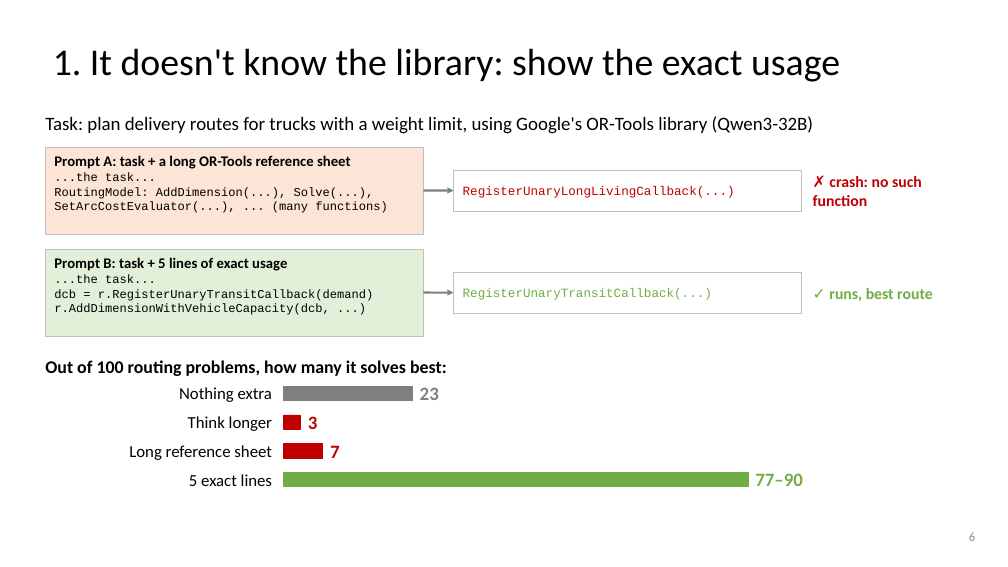
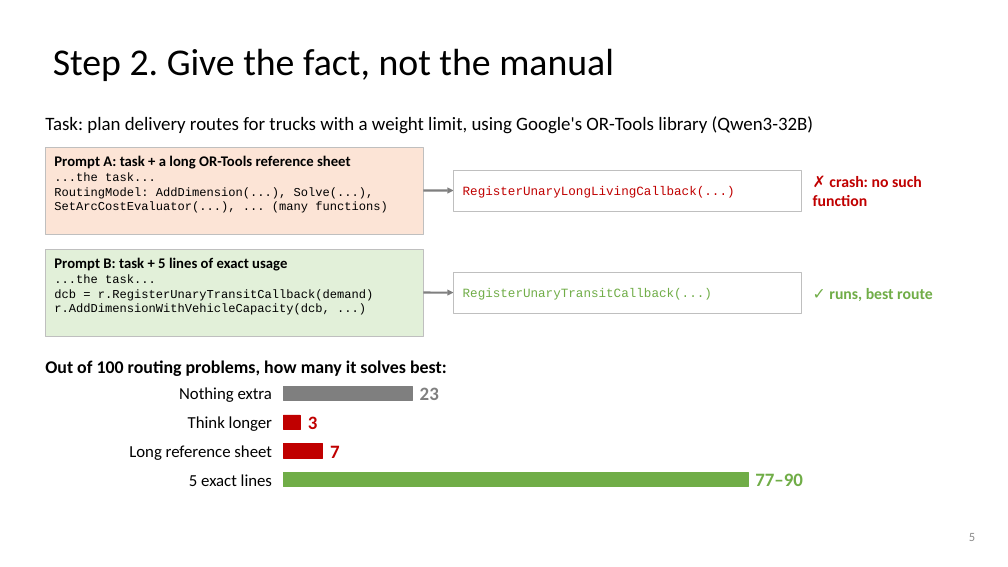
Before and after one commit to dlwns147/CSED490E_Project_Team5, a slide deck: slide 5 of PROPOSAL_slides.pptx (slide 6 before the commit). Drawn at 1008x567 pixels with LibreOffice and Linux fonts; fonts in the diff are those of the drawing. Boxes give left, top, right and bottom in pixels: in the first picture for what was removed or moved away, otherwise in the second. Text is boxed around its words. In the diff, an @@ line names an element or a change of style, - is before the commit and + after.

```diff
--- a/PROPOSAL_slides.pptx
+++ b/PROPOSAL_slides.pptx
@@ title at [53, 48, 614, 81]: text changed @@
-1. It doesn't know the library: show the exact usage
+Step 2. Give the fact, not the manual
```
Also in this commit, not shown: 5 other slides changed, 5 slides added, 4 slides removed, 16 other files.
